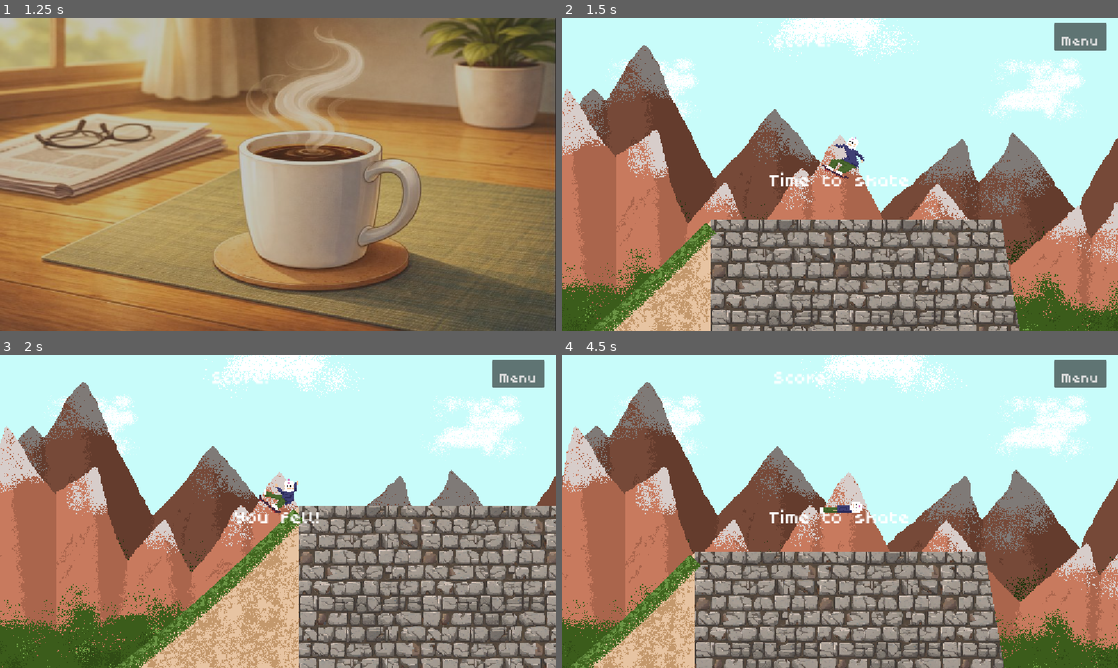
Above: before the commit, frames 1-4 (two rows, left to right).
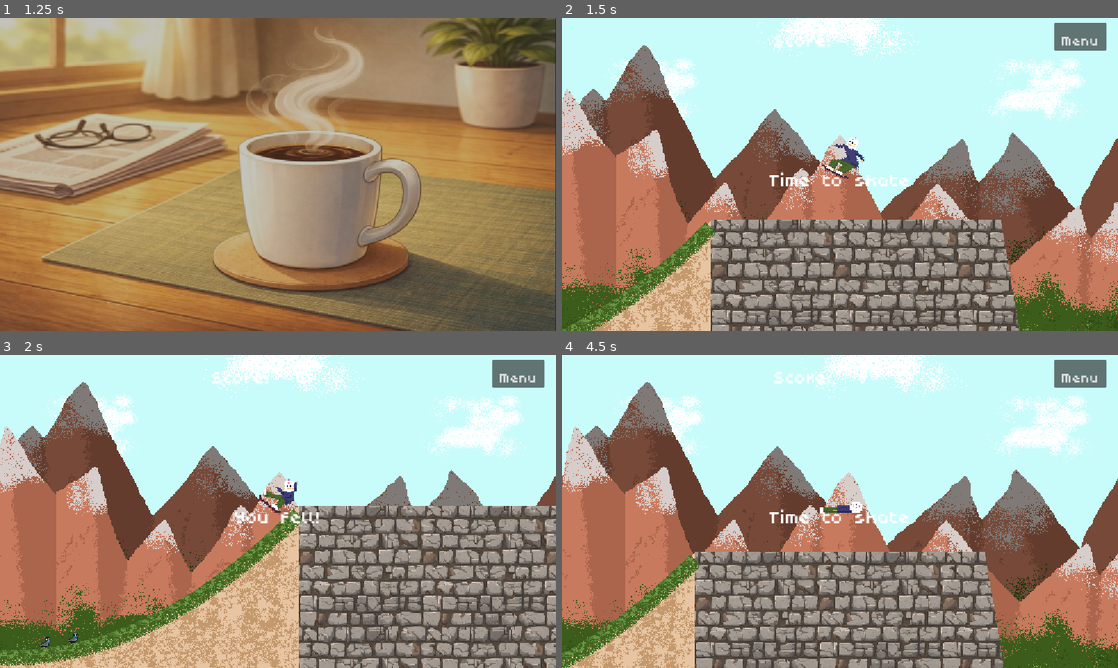
Above: after the commit, the same moments.

Repository: Nikug/fgj-2026
Game: Godot game, scene res://vilperi/MaskSelect.tscn
The game is run twice, just before and just after one commit, with the same random seed, the same clock (stepped at 60 frames per second) and the same inputs. Sound files missing from this copy of the repository are replaced by a short silence.
Inputs (mouse positions are in pixels of both pictures, inside the frame that each line leads up to):
- Up to frame 1 (1.25 s): click "Begin your day" at 0.5 s
- Up to frame 2 (1.5 s): tap Enter (ui_accept) at 1.25 s; move the mouse to (962, 158) at 1.27 s; hold Right (right) from 1.28 s (still down); tap R (r) at 1.35 s
- Up to frame 3 (2 s): keep holding Right (right); tap Space (jump) at 1.52 s
- Up to frame 4 (4.5 s): move the mouse to (728, 527) at 2.02 s; click (728, 527) at 2.1 s; tap Space (jump) at 2.27, 3.77 s; tap R (r) at 2.3, 2.85, 3.6 s; move the mouse to (895, 442) at 2.77 s; release Right (right) at 2.78 s; hold A (left) 2.78-3.53 s; move the mouse to (812, 574) at 3.52 s; hold Right (right) from 3.53 s (still down); move the mouse to (1006, 558) at 4.27 s; click (1006, 558) at 4.35 s

Frame 1 is identical in both runs. In frame 2, 1.1% of the frame differs, in the area x 0-28%, y 65-100%; in frame 3, 3.6%, in the area x 0-55%, y 49-100%; in frame 4, 1.2%.

Commit message:
small fixes.

Diff:
--- a/skeittipeli/ground_but_more.gd
+++ b/skeittipeli/ground_but_more.gd
@@ -30,9 +30,9 @@
   fast_noise_lite.set_seed(randi())
   fast_noise_lite.noise_type = FastNoiseLite.TYPE_SIMPLEX_SMOOTH
   fast_noise_lite.fractal_octaves = 1
-  fast_noise_lite.frequency = 0.00005
+  fast_noise_lite.frequency = 0.00009
   fast_noise_lite.fractal_type = FastNoiseLite.FRACTAL_PING_PONG
-  fast_noise_lite.fractal_ping_pong_strength = 9
+  fast_noise_lite.fractal_ping_pong_strength = 11
   perlin_noise.set_seed(randi())
   perlin_noise.noise_type = FastNoiseLite.TYPE_PERLIN
   perlin_noise.frequency = 0.00018
